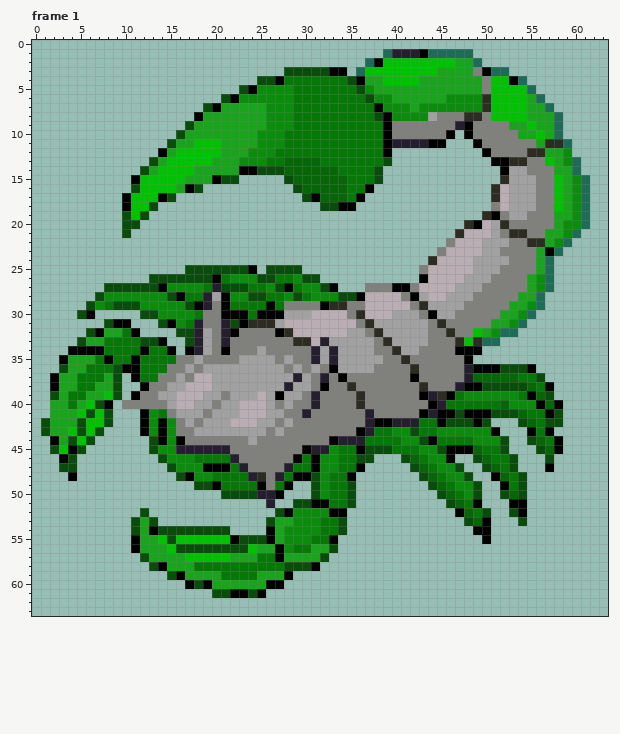
Animated GIF sprite, stored at graphics/pokemon/scorchion/anim_front_shiny.gif. This is how it looked before the edit.
The file is 64x64 pixels, 2 frames. Colours within 5 levels of each other are drawn and written as one. Shown: frame 1. The commit also changed other frames, which this record leaves out.
The same view after the edit:
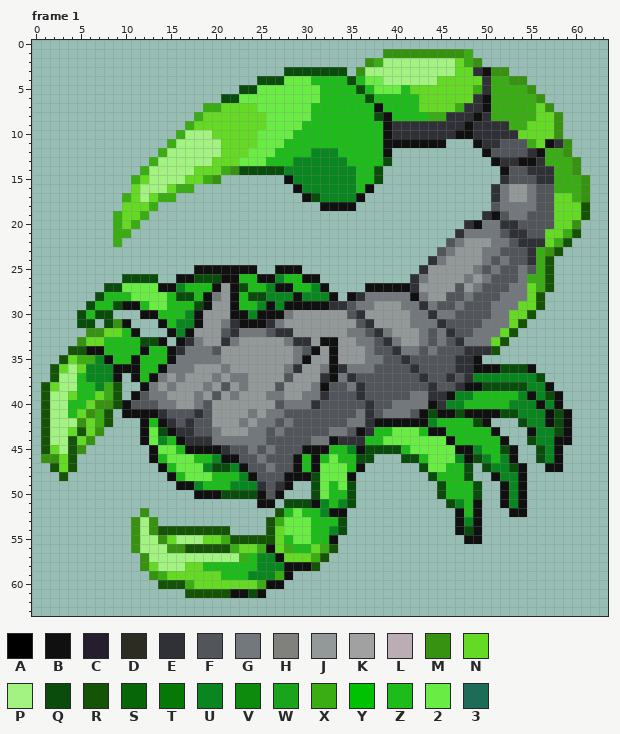
Palette (. is transparent): A #000000  B #101010  C #251e2f  D #2c2c22  E #303137  F #52565a  G #72787b  H #80807d  J #939898  K #a1a1a1  L #baadb3  M #379211  N #64da25  P #a3f382  Q #0a4c0b  R #155407  S #066608  T #057807  U #098620  V #0b8c0d  W #1aa31c  X #3aad14  Y #00c203  Z #1ebc1a  2 #69ed45  3 #1e6b58
The edit:
Changed rows in their new state; - is an unchanged pixel.
Frame 1:
first column x 1:
 1 --------------------------------------MMMMMMMMMX-------------
 2 ------------------------------------MXPPPPPPPPNXM------------
 3 --------------------------------QQ-MPPPPPPPPPPNNEBMM---------
 4 --------------------------Q222ZZZZ-Z22PPPPPPNNNNNEXXMM-------
 5 -----------------------Q2222222ZZZZ-Z222ZNNNNNNNXEXXXXM------
 6 ---------------------Q222222222ZZZZZ-ZZZZZNNNNNNEBXXXXXM-----
 7 ------------------XXNNNN222222ZZZZZZZBZZZZNNNNXEEBXXXXXNM----
 8 -----------------XNNNNNNN22222ZZZZZZZ-BZZZZXXEEEBEXXXXXNNM---
 9 ----------------XNNNNNNNN2222ZZZZZZZZZBEEEEEEEEBEEEEXXNNNM---
10 ---------------XPPPNNNNN2222ZZZZZZZZZZBEEEEEEEBBEEEEENNNNM---
11 --------------XPPPPPNNNN222ZZZZZZZZZZZBBBBBBB---BEEFFFXNBEM--
12 -------------XPPPPPPNNN222ZZZZUUUZZZZZB----------BFFFFEBXXM--
13 ------------XPPPPPPNNN222ZZZUUUUUUZZZZ------------BEEBBEXXXM-
14 -----------XPPPPPNNNXMQQ---UUUUUUUUZZ--------------BFFEEEXXM-
15 ----------XNPPPPNNXM..-----BUUUUUUUZZ--------------EFFFEEXXXM
16 ----------NPPPNXX.----------BUUUUUUZB-------------EGJJGFFXXXM
17 ---------XNPNXX--------------BQUUUUB--------------EGJJGFFNNXM
18 ---------NNNX------------------BBBB---------------FGGGGFFNNNR
19 --------XNNX-------------------------------------EBFGGFFFNNNR
20 --------XNX------------------------------------EBGGEEFFFFNNM.
21 --------XX------------------------------------EGGGGFEEFFNNXR-
22 --------X------------------------------------FGJJJGGFEEENXR--
23 --------------------------------------------FGJJJGGFFFEXMR---
24 -------------------------------------------EGJJJJGFGFFEXR----
25 ----------------.BBBBBBB-.BBB-------------EJJJJJGFGFFGFXR----
26 ---------QQQ-..BB--QBBZZBBUZZBB----------EGJJJJGJGFFFGXXR----
27 ---------2222BBUZZZBJB-ZZUBBZZUB.---BBBBBEJJJJFJGFFFGGNXR----
28 -------ZZZ2222ZQQZBGJBZ--UUUBUUUB.BEGGGGGBGJJFFGFFFGGGNR-----
29 ------ZZ-BBZ22ZZZQBJJBZZUBUBBBBBEEFGGJJJGGEGFFGFFFGGGNNR-----
30 -----ZQQ---BBZZZUBJJJBBUBBBGJJJJJJFEJJJJJGGEGGFFFFGGNNR------
31 ----QQ--MB---BZUUBJJGEBBBEGJJJJJJJJFEJJJJGGGEFFFFGGGNR-------
32 -----MMNNZB---BUBJJJFEGGGFEEJJJJJJGGFEGJJJGFGEFFGGGNR--------
33 ----MNNZZZZ--B-BEGJJEGJJJJJGEEJBBJJGGFEGJJGFGFEGGGNR---------
34 ---RRBBZZZZBZZBEGGGFJJJJJJJJGFBJBJJJGFFEGGFGFFFEEER----------
35 --RNXXUBZZBZZZBGGGGGJJJJJJJJGBJJBJJJGGFFEFFFFFEEB------------
36 -RNPNUUUBBBZZBGGGJJJGJJJJJJGEJJGBEGGGFFFFEFFFFEEBBB---B------
37 -RPPZUUUB-BZBGJGJJJGJGGJJJJFJJJEBGEFFFFFFFEFFEFEUUUUUUU------
38 RNPPZZUXR--BGJGJJJGJFJGJJJFJJJGBFFGEFFFFFFFEFFEBB-----UUB----
39 RPPNZZNXR-BFGGJJJGJFJGJJJGGJJGGEFFFEFFFFFGGEEBUUZZZZZUBU-B---
40 RPPZZNMMRBFFFGGJJGFJJJJJJJFGGGEFFFFFEFFGGGGBEUUZZZZZUUUBUB---
41 RPPZNMXR-BBBBEFFFEFJJJJGJGGFFFFFFFFGEFGGGFBQBB-BBBB--UUUB-B--
42 RPPPMNXR---BZBEFEFFJJJGJGGFGFFFFFFGGEBBBBBBUZZZZQB----UUB-B--
43 RPPNRNM----B2QBEEFFGJJJGGFGFFFFFGGFBEZZ222ZBBZZZZZB---BUUQB--
44 RPPRNM-----B2UZBEEEGGGGGGFFFFFGGBEEEZZ2222222BZZZZZB---UUBB--
45 RNPRM-------B22ZBBBBEFFGFGFFFBBBZZUB---QZ22222BBUZZ-B---UB---
46 MMNR--------BZ222ZZUBBFFGFFFBZBZ2ZZ------QZ222UB-UZUB--QUB---
47 -RNR---------BZ222UQQUBFFGFFBZB222ZB-----.Q22ZZQ--UU-B--BB---
48 --R.----------BZ222ZZZUBFFFBBB-222B-------.QZZZ---BUUB-------
49 ---------------BBUZZZUUUEFEB---2Z2---------.QZZZ---BUB-------
50 -----------------BBB----BFB----2ZZ-----------ZZZ---BUB-------
51 ------------------------BB-Q--BUZU------------UZB--BUB-------
52 -----------M--------------RZ2ZZUBB------------BZB.--BB-------
53 ----------MPM------------RX222ZZZ-------------BUB.---.-------
54 ----------MPMRRRRRRRR----RN222ZZU-------------BQB.-----------
55 ----------MPPMNPPPNNXRRRRRNZ22ZZB--------------BB.-----------
56 ----------MPPPMMRRRRRXNNXBNXZZNXR----------------------------
57 -----------MPPPPPPPPPPXZUUBNNNXR-----------------------------
58 -----------MNPPPNNZZZZZZUUUBBBR------------------------------
59 ------------MXNNNNNNZZZUUUXB---------------------------------
60 -------------RRRXNNNNNNNXBB----------------------------------
61 ----------------RRRRRBB-B------------------------------------
